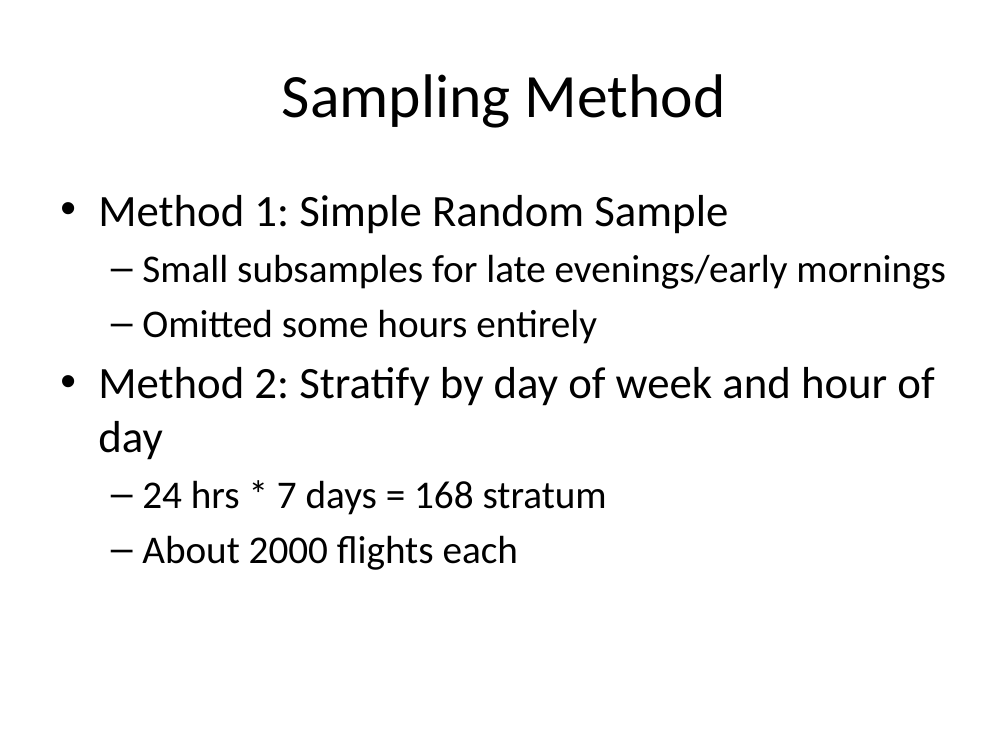
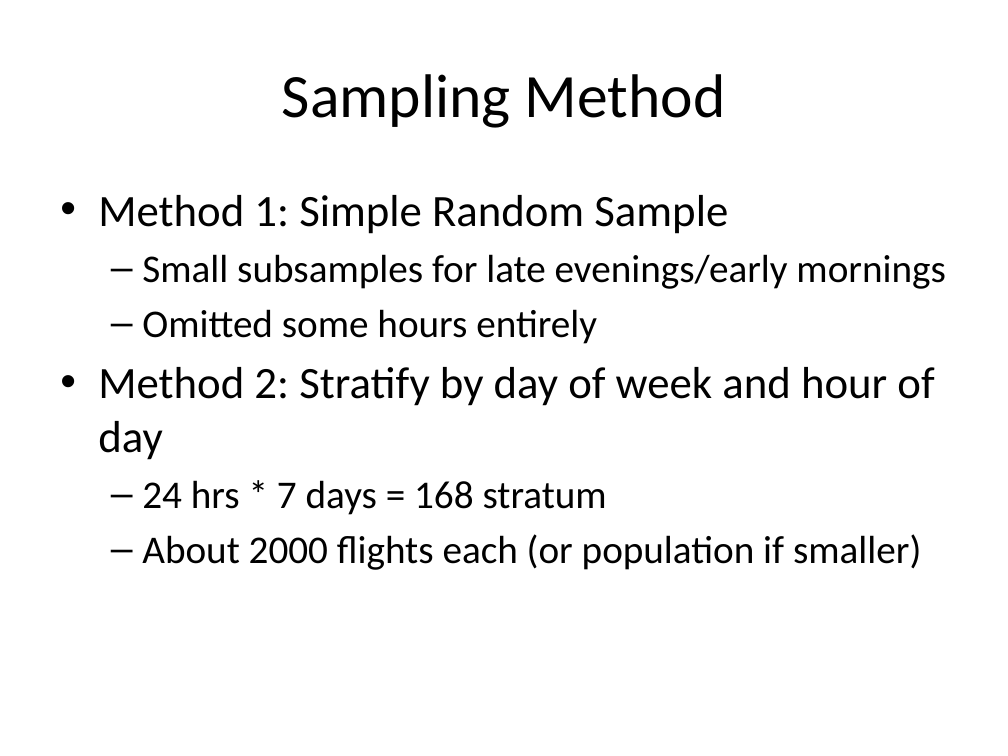
Before and after one commit to andy-olstad/POGSproj2, a slide deck: slide 5 of project_2_presentation.pptx. Drawn at 1008x756 pixels with LibreOffice and Linux fonts; fonts in the diff are those of the drawing. Boxes give left, top, right and bottom in pixels: in the first picture for what was removed or moved away, otherwise in the second. Text is boxed around its words. In the diff, an @@ line names an element or a change of style, - is before the commit and + after.

```diff
--- a/project_2_presentation.pptx
+++ b/project_2_presentation.pptx
@@ text at <box>142,534,921,570</box>: text changed @@
-  – About 2000 flights each
+  – About 2000 flights each (or population if smaller)
```
Also in this commit, not shown: 4 slides added, 1 slide removed, 1 other file.
